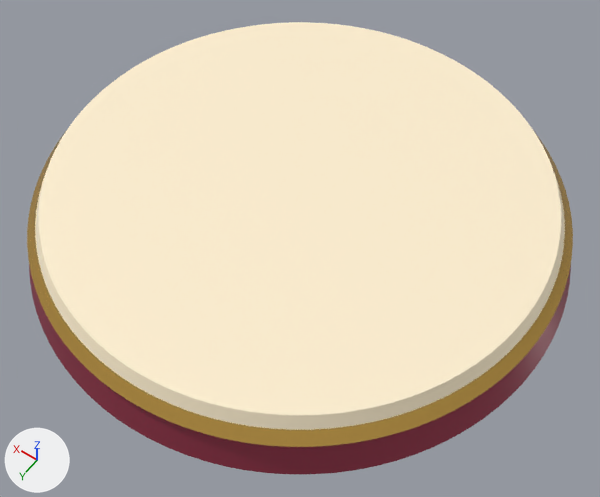
The glTF model docs/assets/props/base.glb as it was, and as the next commit left it.
One viewpoint serves both versions: a 50 mm camera at (-2.55, 3.57, 5.32) aimed at (-0.18, 0.26, 0.11). The axes (+X, +Y, +Z) are drawn at lower left. The lights are the same throughout. The picture after the commit comes second. Where no turn or scale is listed for an object, it has been applied to the vertices.
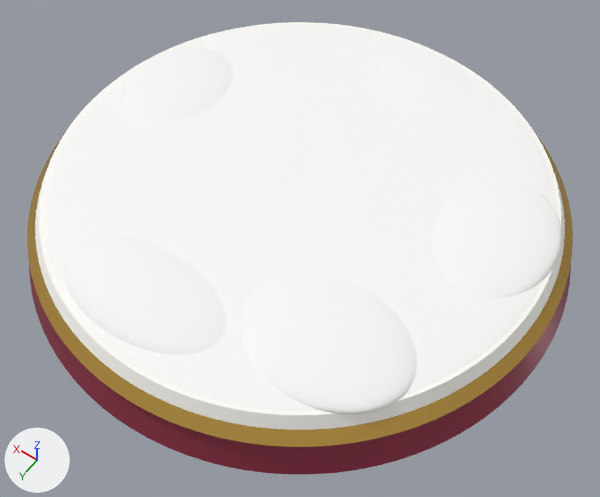
Boxes (x1, y1, x2, y2) around the edits, measured in the pictures (600 x 497 px):
'Mesh_3', recoloured
    both: (35, 22, 565, 430)
'Mesh_4', added
    after: (42, 24, 558, 412)
'Mesh_4.004', added
    after: (241, 273, 417, 414)
'Mesh_4.003', added
    after: (63, 235, 226, 355)
'Mesh_4.001', added
    after: (432, 180, 562, 298)
'Mesh_4.002', added
    after: (121, 48, 233, 121)
'Mesh_4.006', added
    after: (376, 51, 472, 101)

Patch to the scene script:
```diff
--- a/docs/assets/props/base.glb.py
+++ b/docs/assets/props/base.glb.py
@@ mat_material_3 @@
 mat_material_3 = principled_material('Material_3')
-mat_material_3.base_color = (1.0, 0.871, 0.638)  # beige #fff0d1
+mat_material_3.base_color = (1.0, 0.991, 0.939)  # white #fffef8
 mat_material_3.metallic = 0.02
@@ mat_powder_snow @@
+mat_powder_snow = principled_material('Powder_Snow')
+mat_powder_snow.base_color = (1.0, 0.991, 0.965)  # white #fffefb
+mat_powder_snow.roughness = 1.0
+mat_powder_snow.sheen_weight = 1.0
+mat_powder_snow.sheen_roughness = 1.0
@@ me_mesh_4 @@
+me_mesh_4.from_pydata(...)  # 984 vertices, 1840 faces; spans x -1.0..1.0, y -1.0..1.0, z -1.0..1.0
+me_mesh_4.materials.append(mat_powder_snow)  # white #fffefb
@@ ob_mesh_4_006 @@
+ob_mesh_4_006 = bpy.data.objects.new('Mesh_4.006', me_mesh_4)
+ob_mesh_4_006.parent = ob_soft_snowdrifts
+ob_mesh_4_006.location = (-0.15, -1.54, 0.55)
+ob_mesh_4_006.scale = (0.54, 0.32, 0.07)
@@ ob_soft_snowdrifts @@
+ob_soft_snowdrifts = bpy.data.objects.new('Soft_Snowdrifts', None)
+ob_soft_snowdrifts.parent = ob_snowglobebase
+ob_soft_snowdrifts.location = (0.0, 0.0, 0.0)
@@ ob_mesh_4_004 @@
+ob_mesh_4_004 = bpy.data.objects.new('Mesh_4.004', me_mesh_4)
+ob_mesh_4_004.parent = ob_soft_snowdrifts
+ob_mesh_4_004.location = (-0.95, 1.05, 0.55)
+ob_mesh_4_004.scale = (0.67, 0.52, 0.12)
@@ ob_mesh_4_003 @@
+ob_mesh_4_003 = bpy.data.objects.new('Mesh_4.003', me_mesh_4)
+ob_mesh_4_003.parent = ob_soft_snowdrifts
+ob_mesh_4_003.location = (0.25, 1.48, 0.55)
+ob_mesh_4_003.scale = (0.72, 0.4, 0.12)
@@ ob_mesh_4_002 @@
+ob_mesh_4_002 = bpy.data.objects.new('Mesh_4.002', me_mesh_4)
+ob_mesh_4_002.parent = ob_soft_snowdrifts
+ob_mesh_4_002.location = (1.45, -0.28, 0.55)
+ob_mesh_4_002.scale = (0.48, 0.55, 0.12)
@@ ob_mesh_4_001 @@
+ob_mesh_4_001 = bpy.data.objects.new('Mesh_4.001', me_mesh_4)
+ob_mesh_4_001.parent = ob_soft_snowdrifts
+ob_mesh_4_001.location = (-1.45, -0.35, 0.55)
+ob_mesh_4_001.scale = (0.5, 0.64, 0.1)
@@ ob_mesh_4 @@
+ob_mesh_4 = bpy.data.objects.new('Mesh_4', me_mesh_4)
+ob_mesh_4.parent = ob_soft_snowdrifts
+ob_mesh_4.location = (0.0, 0.0, 0.535)
+ob_mesh_4.scale = (1.98, 1.98, 0.095)
```
